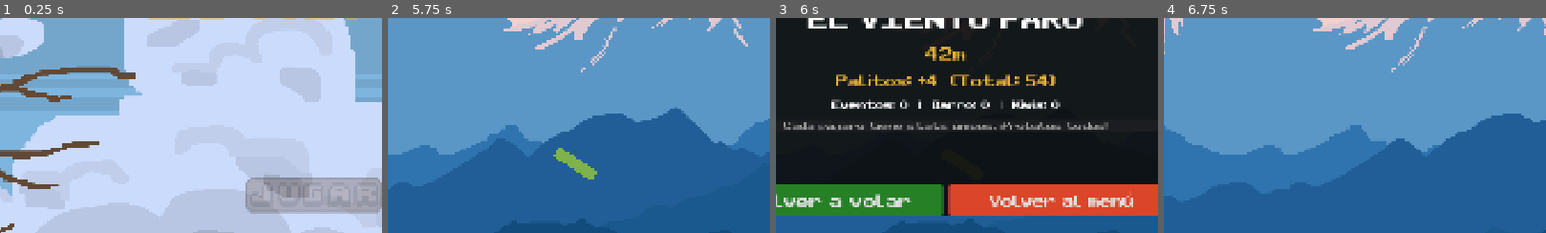
Above: before the commit, frames 1-4 (left to right).
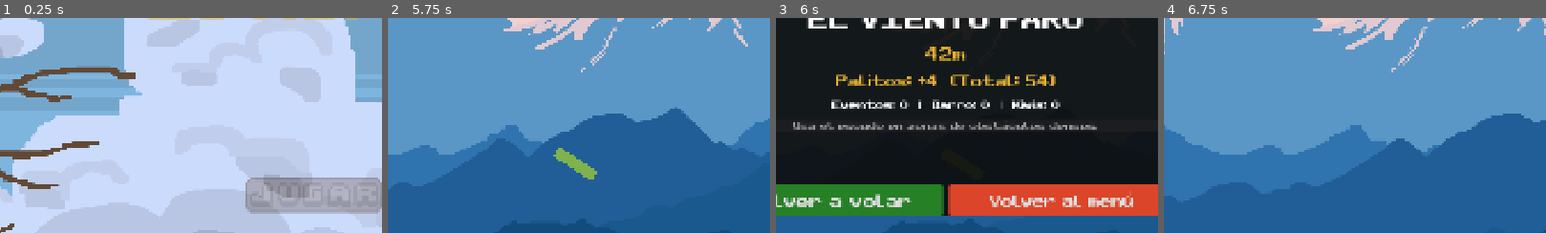
Above: after the commit, the same moments.

Repository: TomasMoreno21/El-Norte
Game: Godot game, scene res://scenes/menu/menu.tscn
Two runs of this game, one before a commit and one after it. Both use one fixed random seed, a clock stepped at 60 frames per second and the inputs below.
Inputs (mouse positions are % of the whole screen's width and height, from its top left):
- Up to frame 1 (0.25 s): no input
- Up to frame 2 (5.75 s): click (69, 70) at 0.5 s; tap Enter at 1.25 s; move the mouse to (72, 45) at 1.27 s; hold D 1.28-2.03 s; tap Tab at 1.35 s; click (72, 45) at 1.42 s; tap Space at 1.52, 1.82, 2.27, 2.57, 3.77, 4.07, 4.52, 4.82, 5.27, 5.57 s; move the mouse to (30, 55) at 2.02 s; hold S 2.03-2.78 s; tap Q at 2.1 s; move the mouse to (60, 28) at 2.77 s; hold D 2.78-3.53 s; tap E at 2.85 s; move the mouse to (45, 70) at 3.52 s; hold W 3.53-4.28 s; tap Z at 3.6 s; click (45, 70) at 3.67 s; move the mouse to (80, 65) at 4.27 s; hold A from 4.28 s (still down); tap X at 4.35 s; move the mouse to (20, 35) at 5.02 s; tap R at 5.1 s
- Up to frame 3 (6 s): release A at 5.75 s; click "☰" at 5.75 s
- Up to frame 4 (6.75 s): click "Volver a volar" at 6.5 s
The pictures show only the part of the screen within x 28-78%, y 29-79%; the shares and areas given below are measured in that part.

Frames 1-2 are identical in both runs. In frame 3, 1.4% of the frame differs, in the area x 2-87%, y 48-52%; in frame 4, nothing differs.

Commit message:
feat: un tip mas

Diff:
--- a/scenes/death_screen/death_screen.gd
+++ b/scenes/death_screen/death_screen.gd
@@ -13,6 +13,7 @@
 	"No te olvides de mejorar a tus pájaros!",
 	"Revisa los logros... pueden haber recompensas",
 	"El minimapa te muestra cuanto falta para el próximo bioma",
+	"Mirá las configuraciones, adapta el juego a tu gusto!",
 ]
 
 func _ready() -> void:
